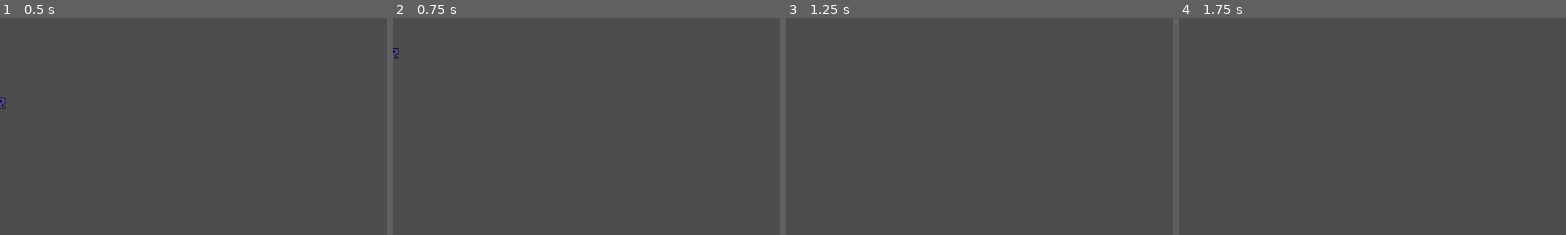
Above: before the commit, frames 1-4 (left to right).
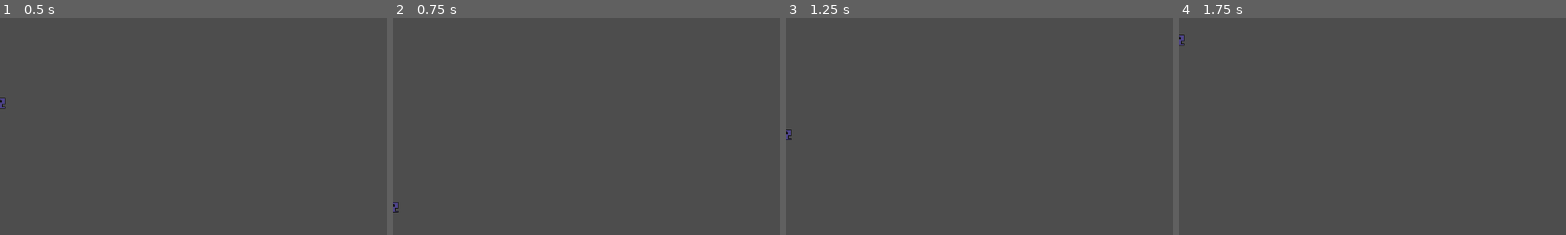
Above: after the commit, the same moments.

Repository: IsaelGabriel/almost-flappy
Game: Godot game, scene res://nodes/player.tscn
Same seed, same stepped clock (60 frames per second), same inputs: the game is played once before the commit and once after it. The project has no main scene, so this scene is started directly.
Inputs:
- Up to frame 1 (0.5 s): no input
- Up to frame 2 (0.75 s): tap Enter (ui_accept) at 0.5, 0.6 s
- Up to frame 3 (1.25 s): tap Space (player_jump, bound only after the commit) at 0.77, 0.8, 1.07 s
- Up to frame 4 (1.75 s): tap Enter (ui_accept) at 1.25, 1.55 s; tap Space (player_jump, bound only after the commit) at 1.35, 1.52 s
The pictures show only the part of the screen within x 0-50%, y 0-50%; the shares and areas given below are measured in that part.

Frame 1 is identical in both runs. In frame 2, 0.1% of the frame differs, in the area x 0-2%, y 13-90%; in frame 3, less than 0.1%; in frame 4, less than 0.1%.

Commit message:
Added jump button

Diff:
--- a/project.godot
+++ b/project.godot
@@ -14,6 +14,14 @@
 config/features=PackedStringArray("4.0", "GL Compatibility")
 config/icon="res://icon.svg"
 
+[input]
+
+player_jump={
+"deadzone": 0.5,
+"events": [Object(InputEventKey,"resource_local_to_scene":false,"resource_name":"","device":-1,"window_id":0,"alt_pressed":false,"shift_pressed":false,"ctrl_pressed":false,"meta_pressed":false,"pressed":false,"keycode":0,"physical_keycode":32,"key_label":0,"unicode":32,"echo":false,"script":null)
+]
+}
+
 [rendering]
 
 renderer/rendering_method="gl_compatibility"
--- a/scripts/player.gd
+++ b/scripts/player.gd
@@ -12,7 +12,7 @@
 	velocity.y += gravity * delta
 
 	# Handle Jump.
-	if Input.is_action_just_pressed("ui_accept"):
+	if Input.is_action_just_pressed("player_jump"):
 		velocity.y = JUMP_VELOCITY
 
 	move_and_slide()
